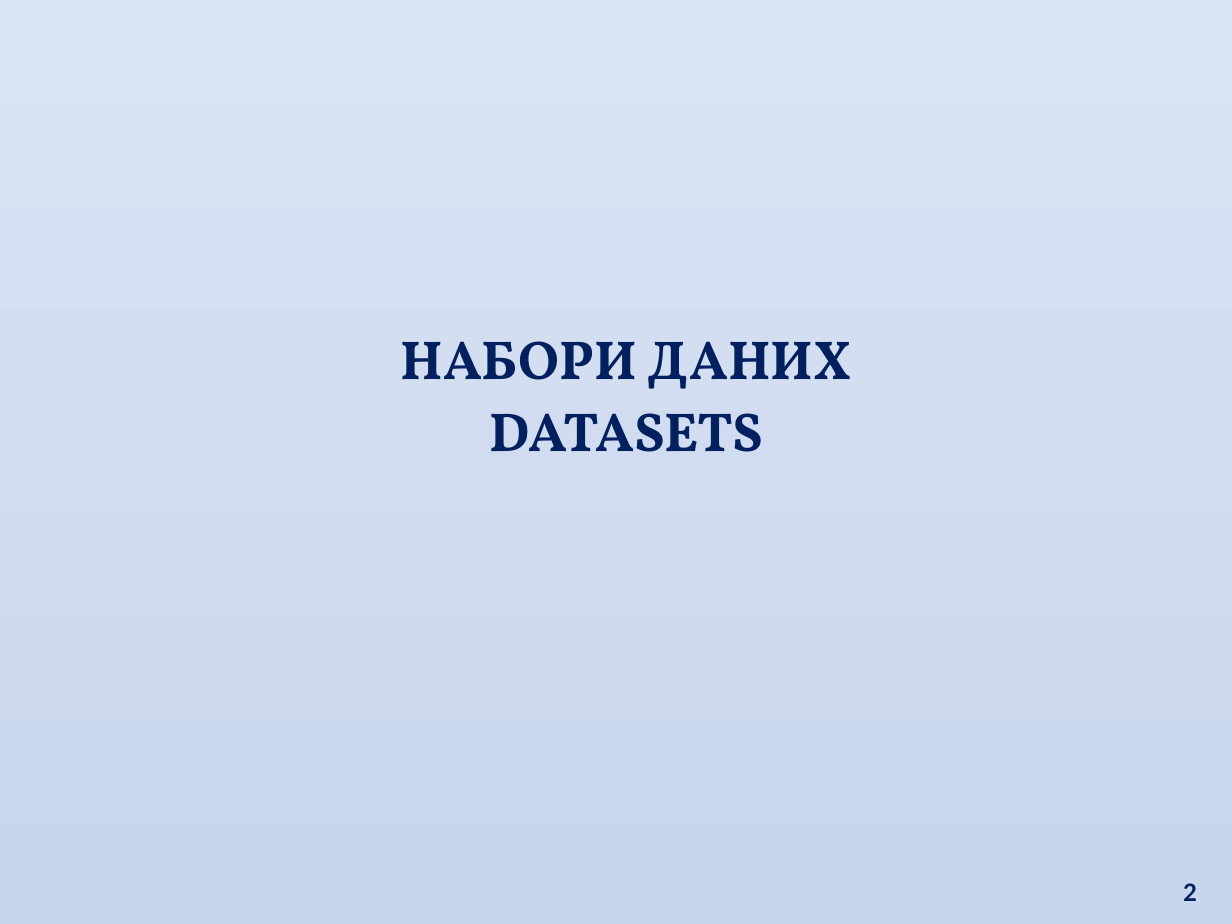
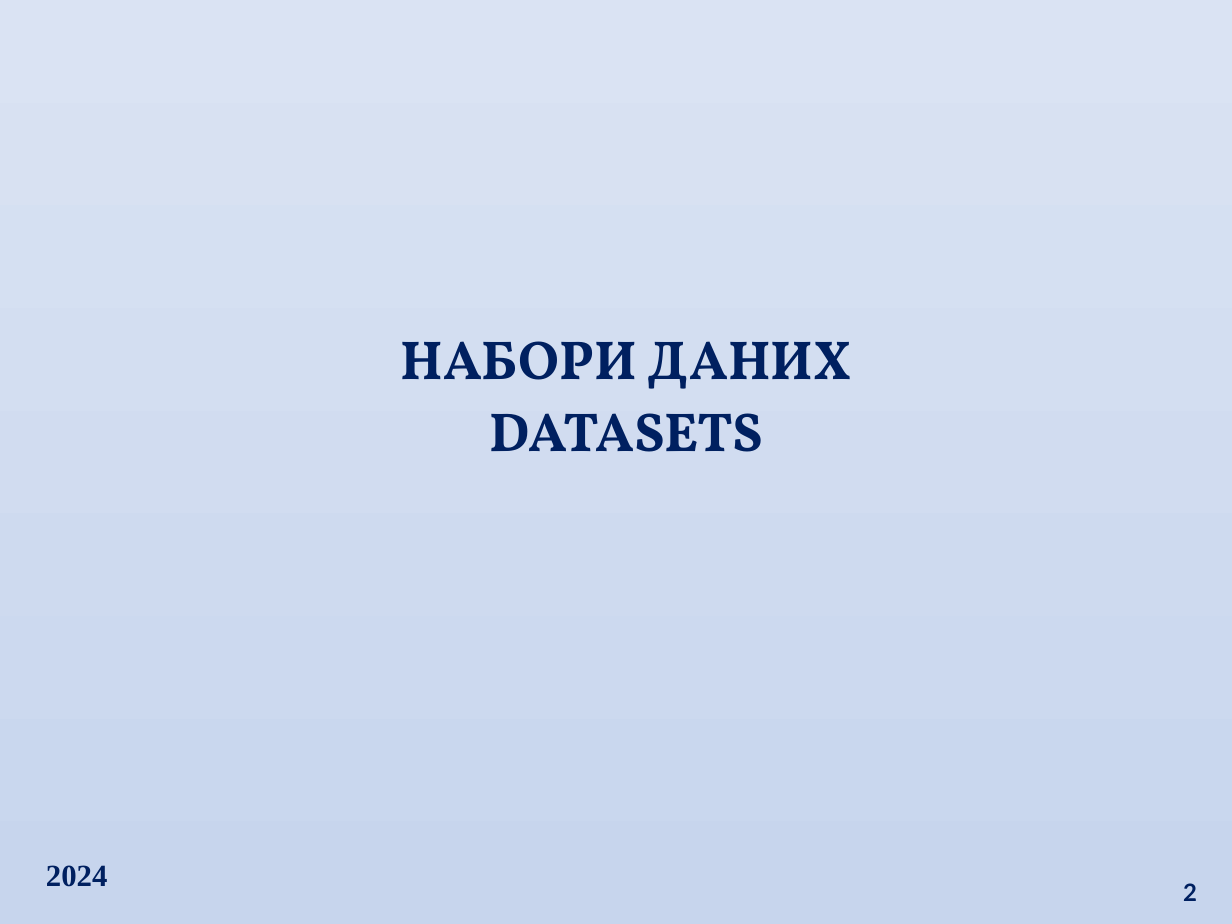
Before and after one commit to eabshkvprof/2024_AI_DL_Systems, a slide deck: slide 2 of Mod_01_/01_03_DS/Lec_01_03_git.pptx. Drawn at 1232x924 pixels with LibreOffice and Linux fonts; fonts in the diff are those of the drawing. Boxes give left, top, right and bottom in pixels: in the first picture for what was removed or moved away, otherwise in the second. Text is boxed around its words. In the diff, an @@ line names an element or a change of style, - is before the commit and + after.

```diff
--- a/Mod_01_/01_03_DS/Lec_01_03_git.pptx
+++ b/Mod_01_/01_03_DS/Lec_01_03_git.pptx
@@ text added at [46,865,108,887], 18 pt, text #002060, bold @@
+2024
```
Also in this commit, not shown: 2 other slides changed, 6 other files.
